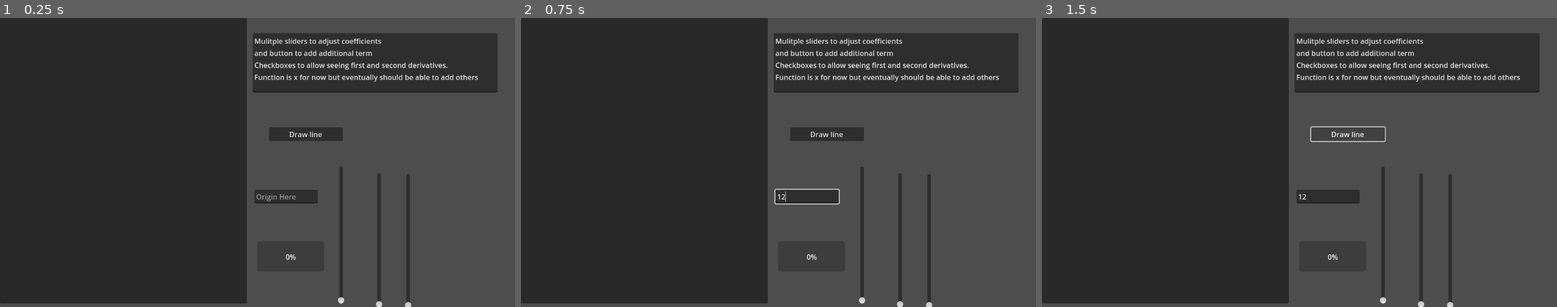
Above: before the commit, frames 1-3 (left to right).
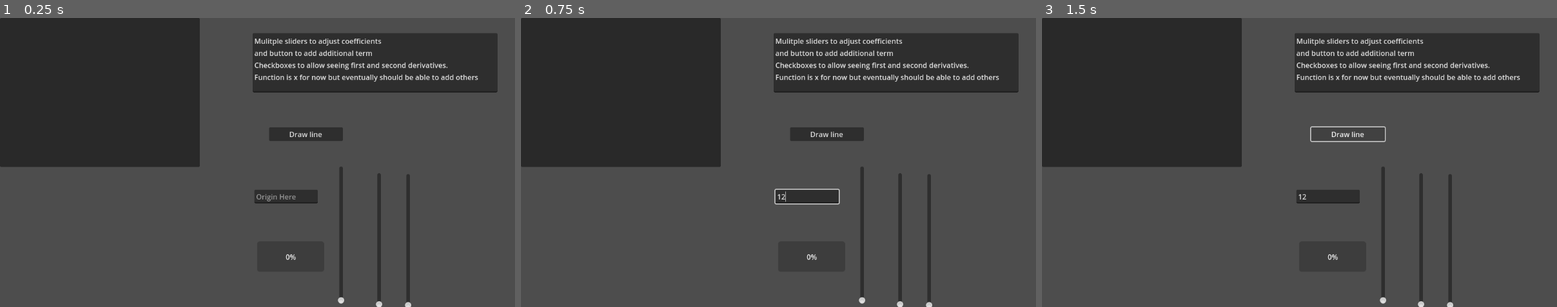
Above: after the commit, the same moments.

Repository: Griffinhale/consoleDraw
Game: Godot game, scene res://graph_base.tscn
Same seed, same stepped clock (60 frames per second), same inputs: the game is played once before the commit and once after it.
Inputs (mouse positions are in pixels of both pictures, inside the frame that each line leads up to):
- Up to frame 1 (0.25 s): no input
- Up to frame 2 (0.75 s): click (809, 197) at 0.52 s; type "12" at 0.6 s
- Up to frame 3 (1.5 s): click "Draw line" at 1.25 s

The runs differ from the first frame. In frame 1, 27% of the frame differs, in the area x 0-48%, y 0-99%; in frame 2, 27%; in frame 3, 27%.

Commit message:
messing with signals

Diff:
--- a/TextureRect.gd
+++ b/TextureRect.gd
@@ -1,7 +1,12 @@
 extends TextureRect
+@export var p1Init:Vector2 = Vector2(0,0);
+@export var p2Init:Vector2 = Vector2(0,0);
 @export var p1:Vector2 = Vector2(0,0);
 @export var p2:Vector2 = Vector2(0,0);
 @onready var input = get_node("/root/GraphBase/GraphInput");
+@onready var xSlide = get_node("/root/GraphBase/xSlider");
+@onready var ySlide = get_node("/root/GraphBase/ySlider");
+@onready var scaleSlide = get_node("/root/GraphBase/LengthSlider");
 
 # Called when the node enters the scene tree for the first time.
 func _ready():
@@ -24,12 +29,13 @@
 	print(pointArray)
 
 	##print(int(pointArray[0].get_slice(",", 0)))
-	p1.x = int(pointArray[0]);
-	p1.y = int(pointArray[2]);
-	p2.x = int(pointArray[4]);
-	p2.y = int(pointArray[6]);
-	print(p1,p2);
-
+	p1Init.x = int(pointArray[0]);
+	p1Init.y = int(pointArray[2]);
+	p2Init.x = int(pointArray[4]);
+	p2Init.y = int(pointArray[6]);
+	print(p1Init,p2Init);
+	p1 = p1Init;
+	p2 = p2Init;
 	queue_redraw();
 
 
@@ -39,17 +45,22 @@
 
 
 func _on_v_slider_value_changed(value):
-	p2.x*=value;
-	p2.y*=value;
+	p2.x=p2Init.x*value;
+	p2.y=p2Init.y*value
 	print(p2)
 	queue_redraw()
 
 
-func _on_y_slider_value_changed(value):
-	p1.y = value;
-	p2.y = value;
+
+
+
+
+
+func _on_y_slider_drag_ended(value_changed):
+	p2.y = value_changed + p2.y;
 	queue_redraw();
 
-func _on_x_slider_value_changed(value):
-	p2.x = value;
+
+func _on_x_slider_drag_ended(value_changed):
+	p2.x = value_changed + p2.x;
 	queue_redraw();
--- a/graph_base.tscn
+++ b/graph_base.tscn
@@ -27,13 +27,16 @@
 [node name="Panel" type="Panel" parent="CanvasGroup"]
 offset_left = -565.0
 offset_top = -34.0
-offset_right = -13.0
-offset_bottom = 606.0
+offset_right = -118.0
+offset_bottom = 300.0
 
-[node name="TextureRect" type="TextureRect" parent="CanvasGroup/Panel"]
-layout_mode = 0
-offset_right = 468.0
-offset_bottom = 576.0
+[node name="CanvasLayer" type="CanvasLayer" parent="CanvasGroup/Panel"]
+
+[node name="TextureRect" type="TextureRect" parent="CanvasGroup/Panel/CanvasLayer"]
+offset_left = -2.0
+offset_top = 3.0
+offset_right = 454.0
+offset_bottom = 338.0
 script = ExtResource("1_lkgmv")
 
 [node name="GraphInput" type="TextEdit" parent="."]
@@ -86,8 +89,8 @@
 offset_right = 725.0
 offset_bottom = 569.0
 
-[connection signal="text_changed" from="GraphInput" to="CanvasGroup/Panel/TextureRect" method="_on_graph_input_text_changed"]
-[connection signal="pressed" from="Button" to="CanvasGroup/Panel/TextureRect" method="_on_button_pressed"]
-[connection signal="value_changed" from="xSlider" to="CanvasGroup/Panel/TextureRect" method="_on_x_slider_value_changed"]
-[connection signal="value_changed" from="ySlider" to="CanvasGroup/Panel/TextureRect" method="_on_y_slider_value_changed"]
-[connection signal="value_changed" from="LengthSlider" to="CanvasGroup/Panel/TextureRect" method="_on_v_slider_value_changed"]
+[connection signal="text_changed" from="GraphInput" to="CanvasGroup/Panel/CanvasLayer/TextureRect" method="_on_graph_input_text_changed"]
+[connection signal="pressed" from="Button" to="CanvasGroup/Panel/CanvasLayer/TextureRect" method="_on_button_pressed"]
+[connection signal="drag_ended" from="xSlider" to="CanvasGroup/Panel/CanvasLayer/TextureRect" method="_on_x_slider_drag_ended"]
+[connection signal="drag_ended" from="ySlider" to="CanvasGroup/Panel/CanvasLayer/TextureRect" method="_on_y_slider_drag_ended"]
+[connection signal="value_changed" from="LengthSlider" to="CanvasGroup/Panel/CanvasLayer/TextureRect" method="_on_v_slider_value_changed"]
